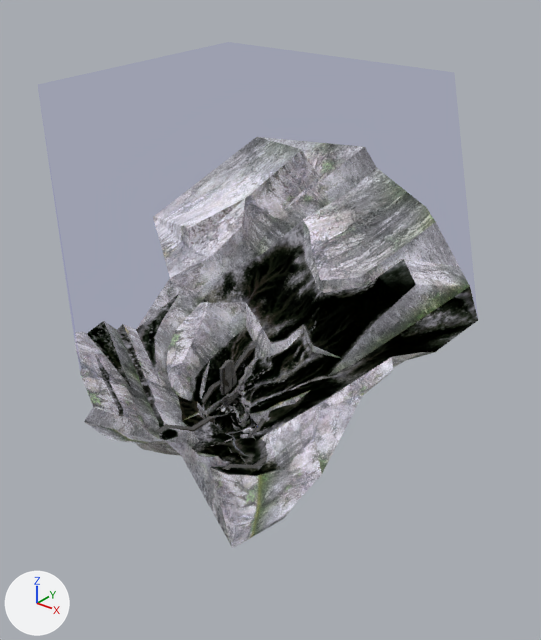
The Blender file data/levels/alpine/models/alpine.blend, before and after one commit.
One viewpoint serves both versions: a 50 mm camera at (52019.0, -58634.0, 52563.0) aimed at (569.0, 5678.0, 12689.0). The lights are fixed; the arrows at lower left show +X, +Y and +Z.

In view in the first picture: 'bsp'.
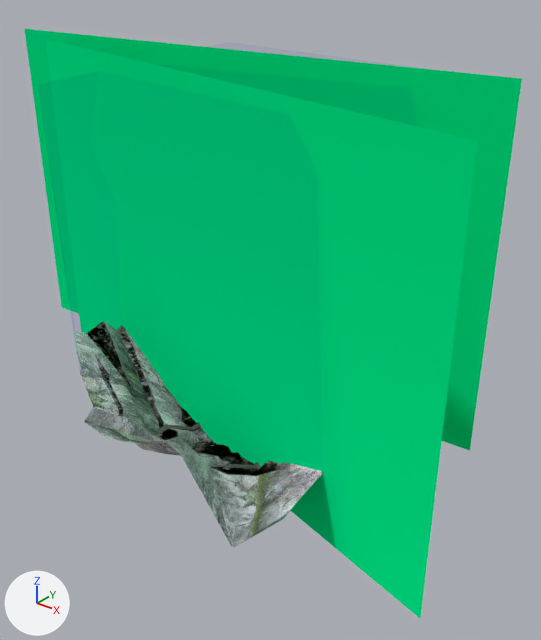
Boxes (x1, y1, x2, y2) around the edits, measured in the pictures (541 x 640 px):
'portals', shown (green)
    after: (25, 29, 522, 618)

The change in detail:
Object 'portals' (ob_portals) is now shown.
